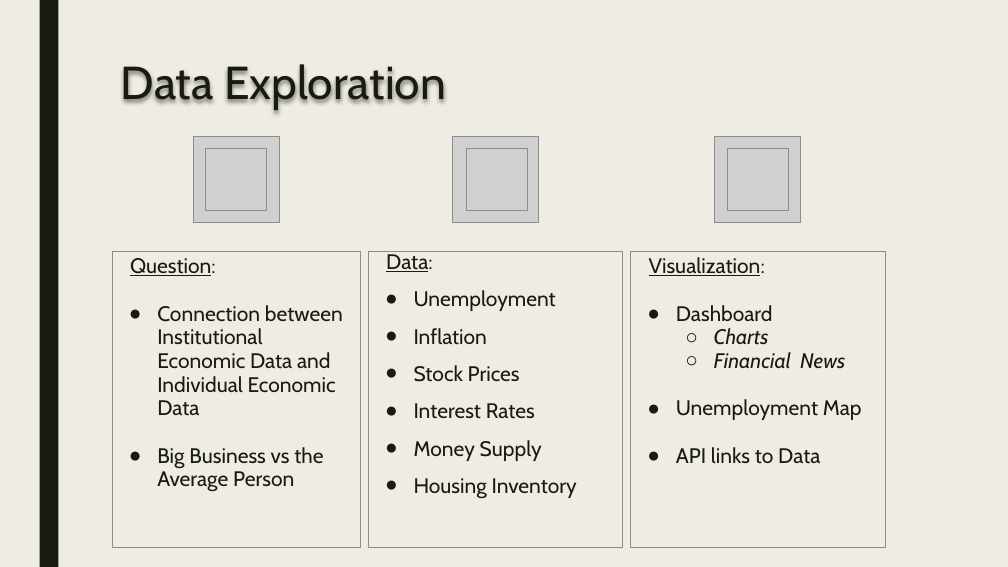
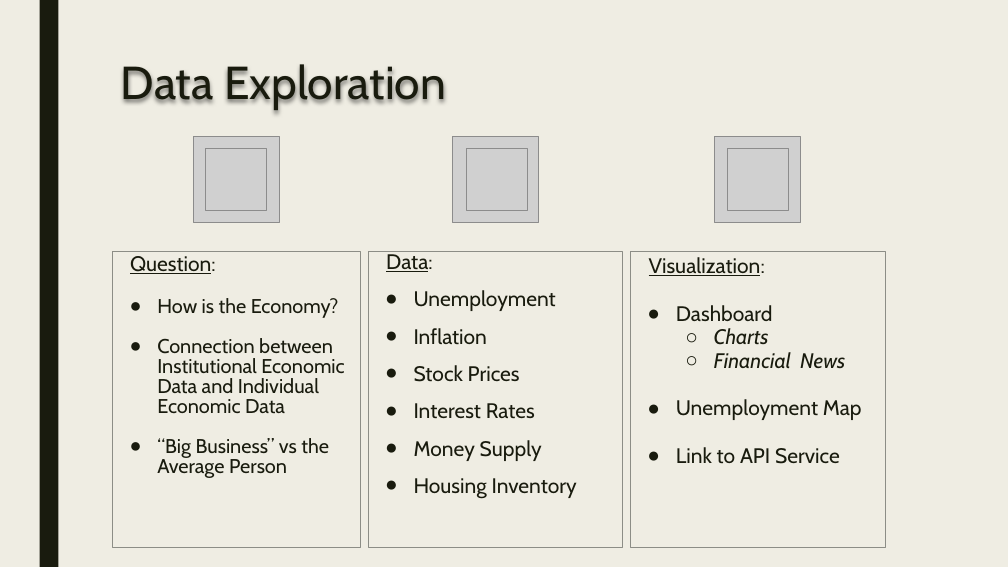
Before and after one commit to tnnixon/project3, a slide deck: slide 3 of Slides_Project3_Group7.pptx. Drawn at 1008x567 pixels with LibreOffice and Linux fonts; fonts in the diff are those of the drawing; grey boxes stand for pictures. Boxes give left, top, right and bottom in pixels: in the first picture for what was removed or moved away, otherwise in the second. Text is boxed around its words. In the diff, an @@ line names an element or a change of style, - is before the commit and + after.

```diff
--- a/Slides_Project3_Group7.pptx
+++ b/Slides_Project3_Group7.pptx
@@ text at (x1=130, y1=256, x2=344, y2=414): size 20 to 19 pt in "Connection between Institutional Economic Data and Individua ..."; line spacing 0.94 to 0.84; indent changed @@
@@ text at (x1=157, y1=298, x2=339, y2=318): paragraph added @@
+● How is the Economy?
@@ text at (x1=157, y1=438, x2=329, y2=478): text changed; size 20 to 19 pt @@
-● Big Business vs the Average Person
+● “Big Business” vs the Average Person
@@ text at (x1=676, y1=447, x2=840, y2=464): text changed @@
-● API links to Data
+● Link to API Service
```
Also in this commit, not shown: 3 other slides changed, 2 slides added, 1 slide removed, 1 other file.
